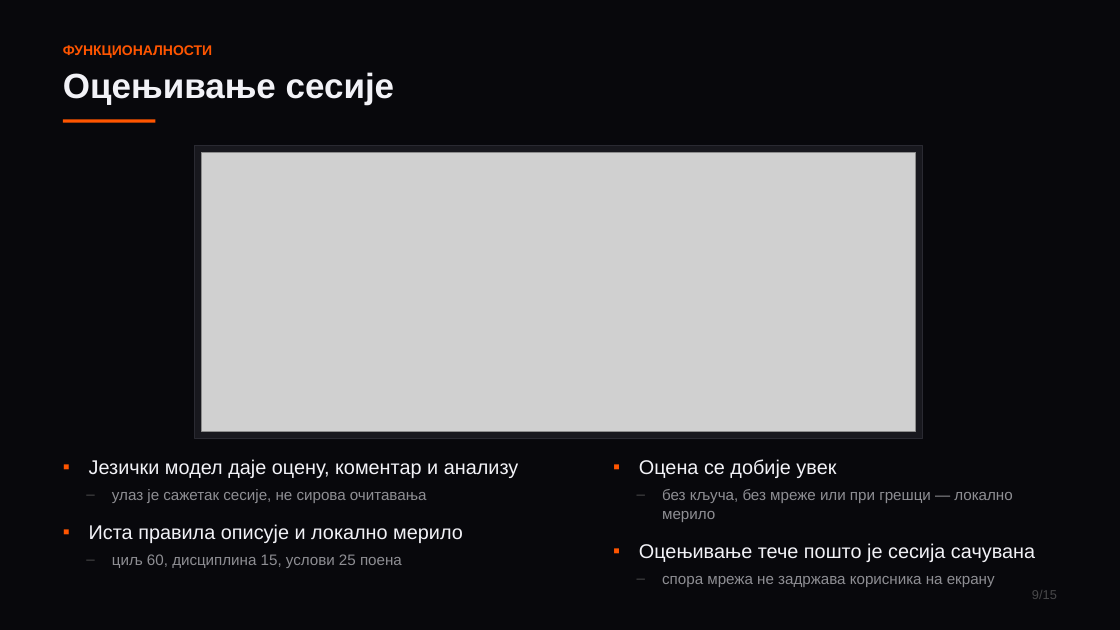
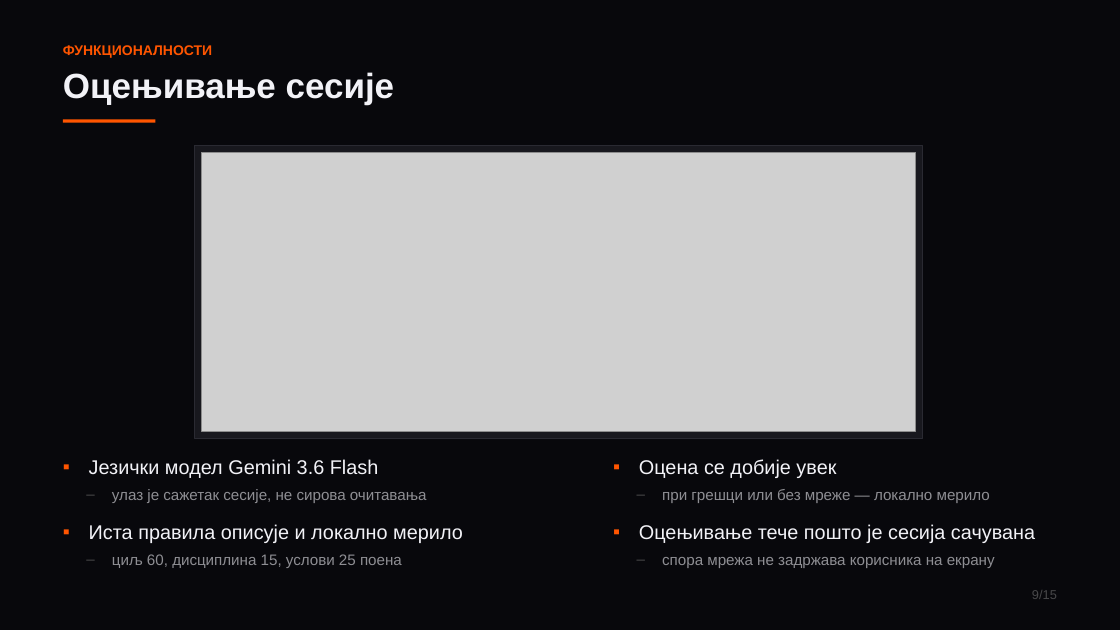
Before and after one commit to grabad1/pmu, a slide deck: slide 9 of rad/FocusGuard-prezentacija.pptx. Drawn at 1120x630 pixels with LibreOffice and Linux fonts; fonts in the diff are those of the drawing; grey boxes stand for pictures. Boxes give left, top, right and bottom in pixels: in the first picture for what was removed or moved away, otherwise in the second. Text is boxed around its words. In the diff, an @@ line names an element or a change of style, - is before the commit and + after.

```diff
--- a/rad/FocusGuard-prezentacija.pptx
+++ b/rad/FocusGuard-prezentacija.pptx
@@ text at (x1=89, y1=459, x2=379, y2=478): text changed @@
-▪ Језички модел даје оцену, коментар и анализу
+▪ Језички модел Gemini 3.6 Flash
@@ text at (x1=662, y1=489, x2=990, y2=503): text changed @@
-– без кључа, без мреже или при грешци — локално мерило
+– при грешци или без мреже — локално мерило
```
Also in this commit, not shown: 6 other slides changed, 2 slides added, 2 slides removed, 3 other files.
